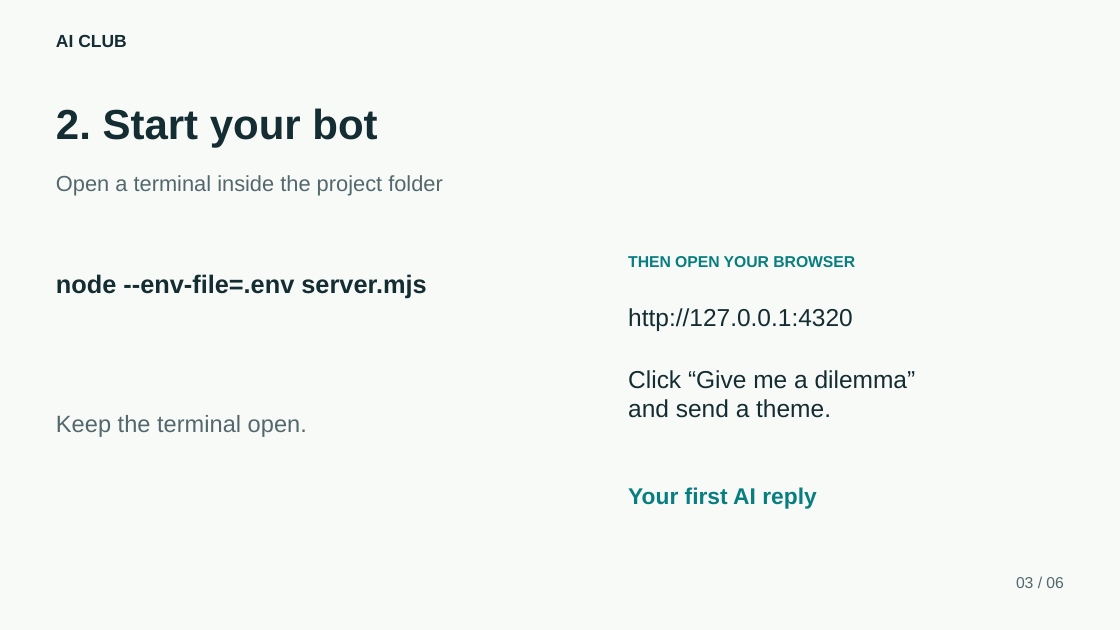
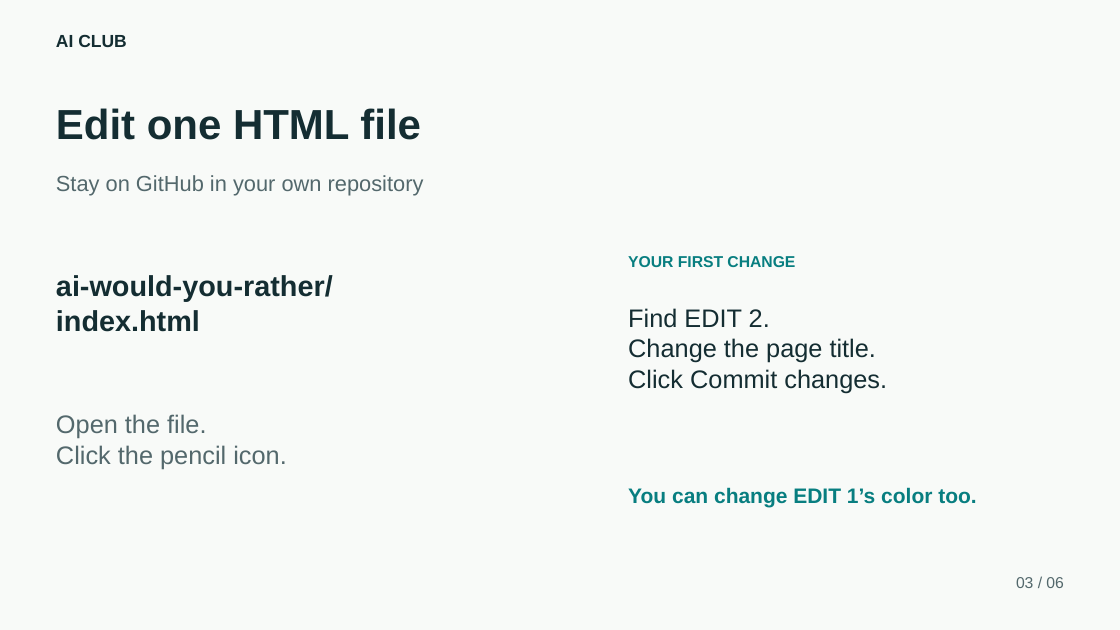
Before and after one commit to Casper3211/Static-Page-Demo, a slide deck: slide 3 of ai-would-you-rather/slides/Would-You-Rather-Workshop.pptx. Drawn at 1120x630 pixels with LibreOffice and Linux fonts; fonts in the diff are those of the drawing. Boxes give left, top, right and bottom in pixels: in the first picture for what was removed or moved away, otherwise in the second. Text is boxed around its words. In the diff, an @@ line names an element or a change of style, - is before the commit and + after.

Commit message:
Make AI workshop browser-only with GitHub editing and visitor keys

```diff
--- a/ai-would-you-rather/slides/Would-You-Rather-Workshop.pptx
+++ b/ai-would-you-rather/slides/Would-You-Rather-Workshop.pptx
@@ text at (56,108,421,140): text changed @@
-2. Start your bot
+Edit one HTML file
@@ text at (56,175,424,196): text changed @@
-Open a terminal inside the project folder
+Stay on GitHub in your own repository
@@ text at (628,256,795,267): text changed @@
-THEN OPEN YOUR BROWSER
+YOUR FIRST CHANGE
@@ text at (56,275,333,332): text changed; size 21.8 to 24.8 pt @@
-node --env-file=.env server.mjs
+ai-would-you-rather/
+index.html
@@ text at (628,308,887,393): text changed; size 21 to 21.8 pt @@
-http://127.0.0.1:4320
-Click “Give me a dilemma”
-and send a theme.
+Find EDIT 2.
+Change the page title.
+Click Commit changes.
@@ text at (56,414,286,469): text changed; size 20.2 to 21.8 pt @@
-Keep the terminal open.
+Open the file.
+Click the pencil icon.
@@ text at (628,487,976,507): text changed; size 19.5 to 18 pt @@
-Your first AI reply
+You can change EDIT 1’s color too.
```
Also in this commit, not shown: 4 other slides changed, 1 slide added, 1 slide removed, 8 other files.
